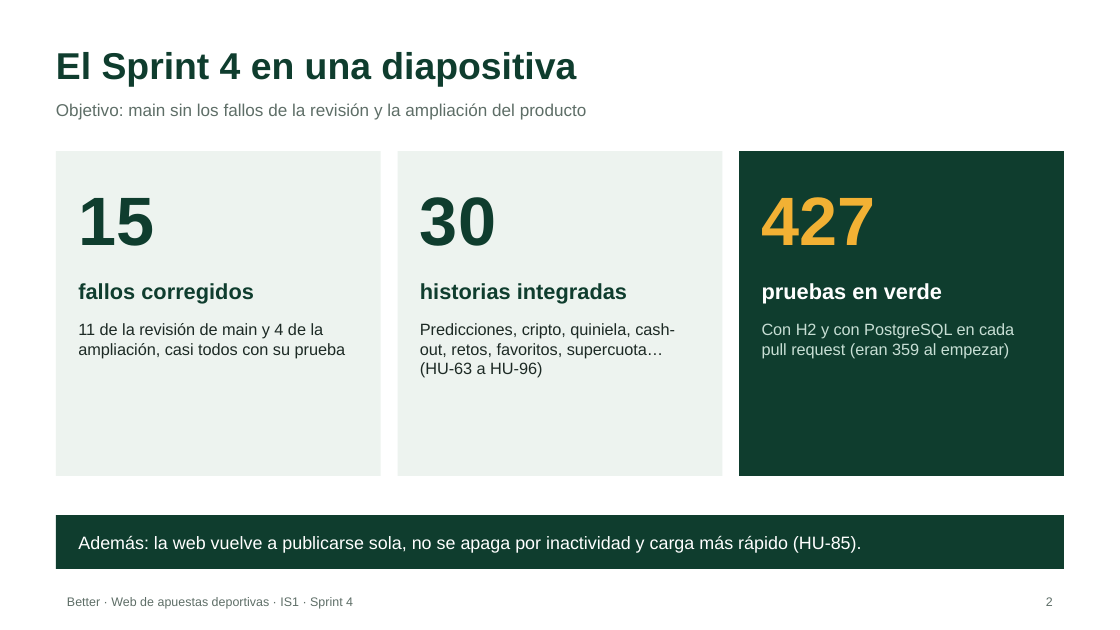
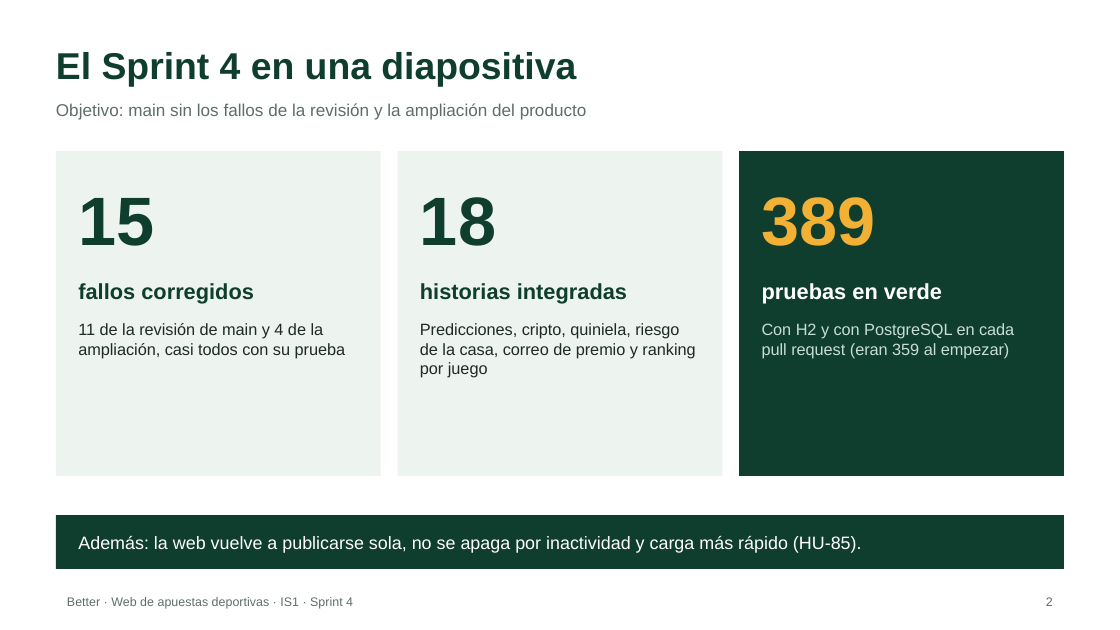
Before and after one commit to riverri/IS1, a slide deck: slide 2 of docs/presentaciones/Better_Sprint_4.pptx. Drawn at 1120x630 pixels with LibreOffice and Linux fonts; fonts in the diff are those of the drawing. Boxes give left, top, right and bottom in pixels: in the first picture for what was removed or moved away, otherwise in the second. Text is boxed around its words. In the diff, an @@ line names an element or a change of style, - is before the commit and + after.

```diff
--- a/docs/presentaciones/Better_Sprint_4.pptx
+++ b/docs/presentaciones/Better_Sprint_4.pptx
@@ text at box(420, 197, 496, 246): text changed @@
-30
+18
@@ text at box(762, 197, 876, 246): text changed @@
-427
+389
@@ text at box(420, 323, 695, 378): text changed @@
-Predicciones, cripto, quiniela, cash-out, retos, favoritos, supercuota… (HU-63 a HU-96)
+Predicciones, cripto, quiniela, riesgo de la casa, correo de premio y ranking por juego
```
Also in this commit, not shown: 9 other slides changed, 1 slide removed, 3 other files.
